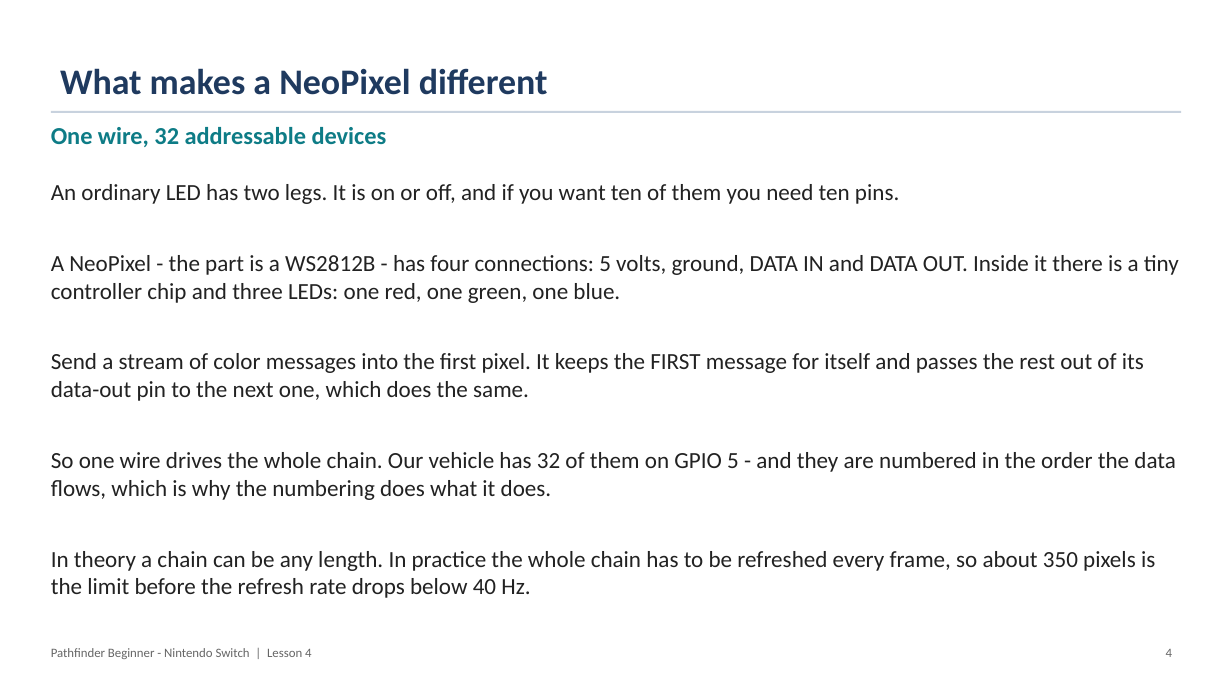
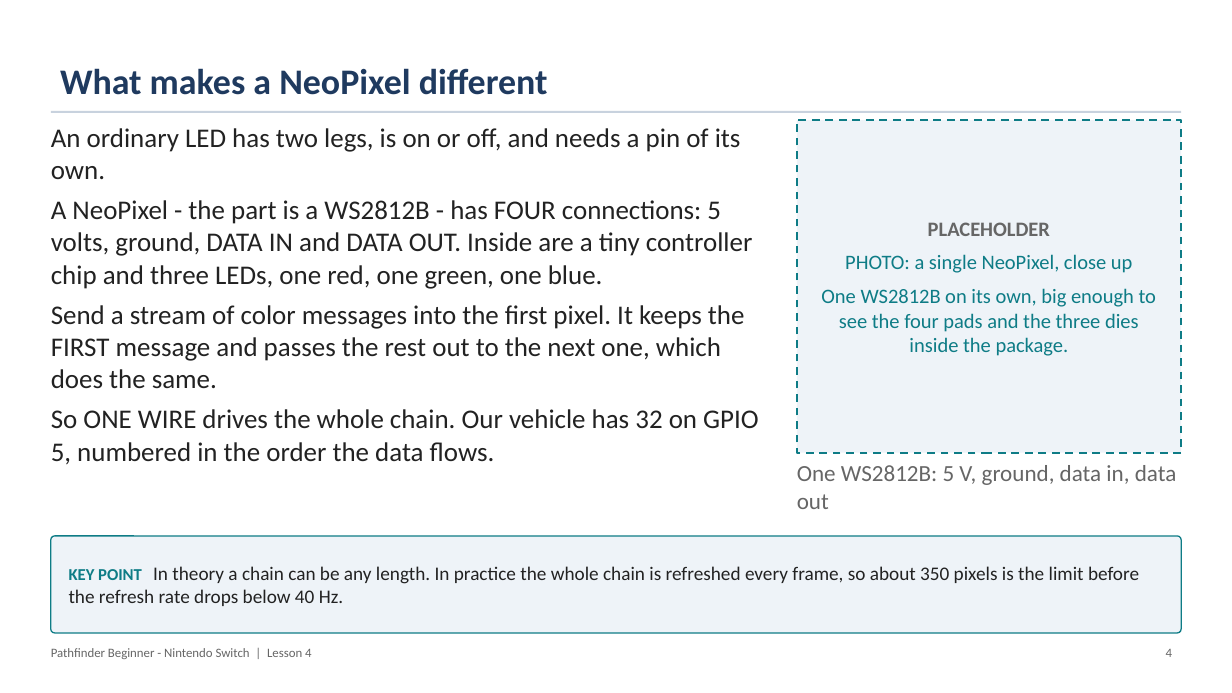
Before and after one commit to PorpoiseRobotics/porpoise-robotics, a slide deck: slide 5 of ground-vehicle/docs/courses/beginner-switch/l4_neopixel_leds.pptx. Drawn at 1232x693 pixels with LibreOffice and Linux fonts; fonts in the diff are those of the drawing. Boxes give left, top, right and bottom in pixels: in the first picture for what was removed or moved away, otherwise in the second. Text is boxed around its words. In the diff, an @@ line names an element or a change of style, - is before the commit and + after.

```diff
--- a/ground-vehicle/docs/courses/beginner-switch/l4_neopixel_leds.pptx
+++ b/ground-vehicle/docs/courses/beginner-switch/l4_neopixel_leds.pptx
@@ text at (51, 128, 759, 464): text changed; size 18 to 21 pt @@
-An ordinary LED has two legs. It is on or off, and if you want ten of them you need ten pins.
-A NeoPixel - the part is a WS2812B - has four connections: 5 volts, ground, DATA IN and DATA OUT. Inside it there is a tiny controller chip and three LEDs: one red, one green, one blue.
-Send a stream of color messages into the first pixel. It keeps the FIRST message for itself and passes the rest out of its data-out pin to the next one, which does the same.
-So one wire drives the whole chain. Our vehicle has 32 of them on GPIO 5 - and they are numbered in the order the data flows, which is why the numbering does what it does.
-In theory a chain can be any length. In practice the whole chain has to be refreshed every frame, so about 350 pixels is the limit before the refresh rate drops below 40 Hz.
+An ordinary LED has two legs, is on or off, and needs a pin of its own.
+A NeoPixel - the part is a WS2812B - has FOUR connections: 5 volts, ground, DATA IN and DATA OUT. Inside are a tiny controller chip and three LEDs, one red, one green, one blue.
+Send a stream of color messages into the first pixel. It keeps the FIRST message and passes the rest out to the next one, which does the same.
+So ONE WIRE drives the whole chain. Our vehicle has 32 on GPIO 5, numbered in the order the data flows.
@@ text removed at (51, 127, 387, 147) @@
-One wire, 32 addressable devices
@@ rectangle added at (797, 120, 1181, 453), fill #EEF3F8, outline #0E7C86 1.5 pt dashed, 16 pt, text #0E7C86 @@
+PLACEHOLDER
+PHOTO: a single NeoPixel, close up
+One WS2812B on its own, big enough to see the four pads and the three dies inside the package.
@@ text added at (797, 465, 1177, 509), 18 pt, text #666666 @@
+One WS2812B: 5 V, ground, data in, data out
@@ rounded rectangle added at (51, 536, 1181, 633), fill #EEF3F8, outline #0E7C86 1 pt, 15 pt, text #222222 @@
+KEY POINT In theory a chain can be any length. In practice the whole chain is refreshed every frame, so about 350 pixels is the limit before the refresh rate drops below 40 Hz.
```
Also in this commit, not shown: 16 other slides changed, 1 slide added, 6 slides removed, 16 other files.
